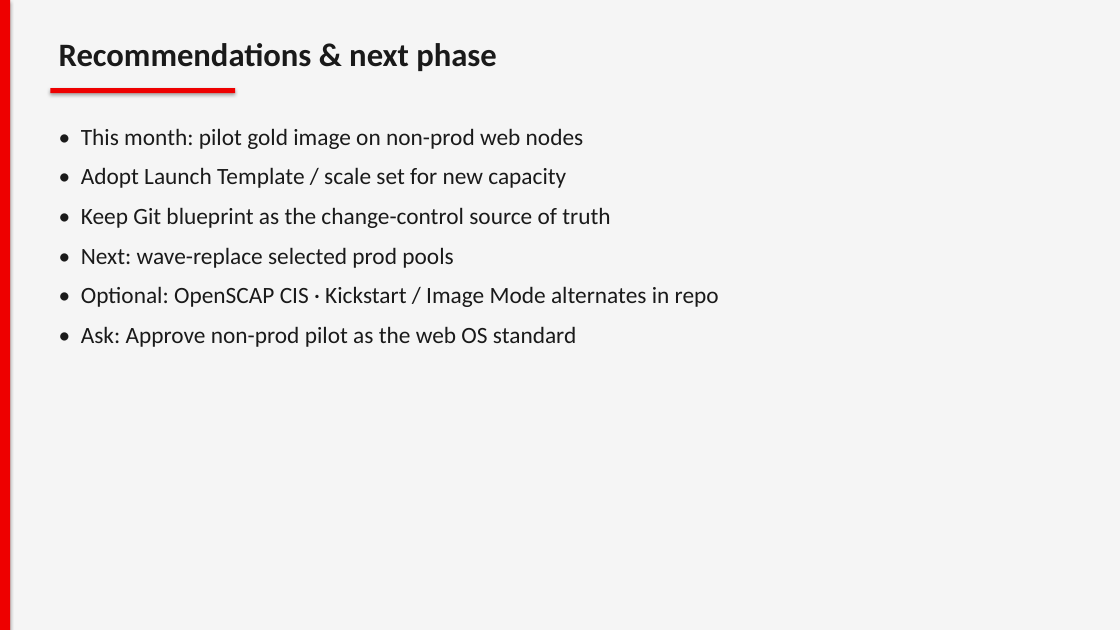
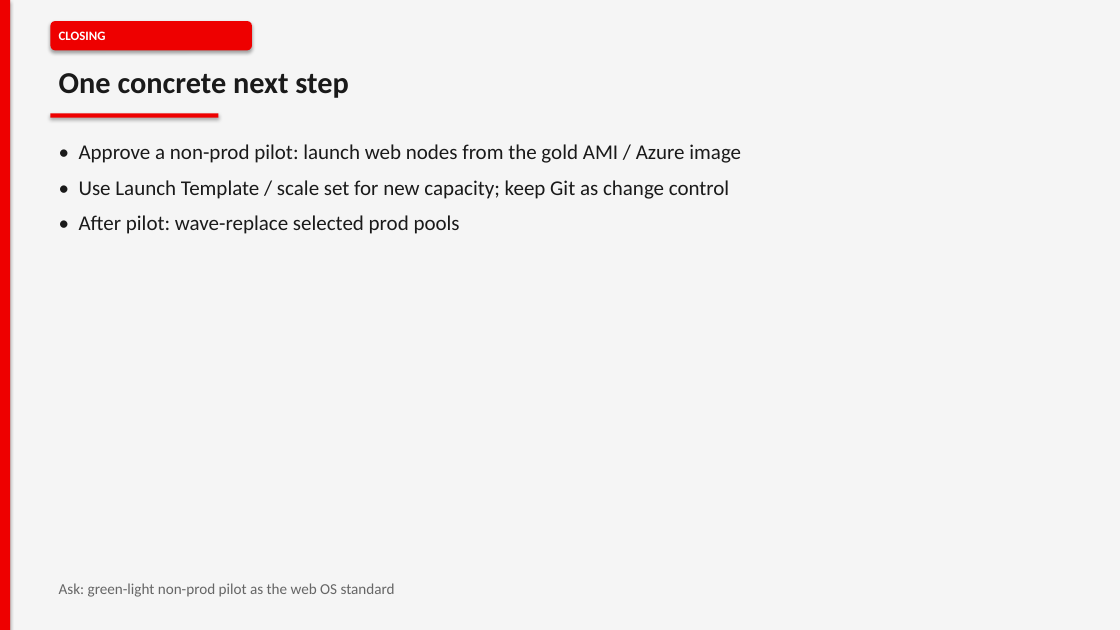
Before and after one commit to ydandge-oss/fedora-lane-core-pack-faster, a slide deck: slide 12 of docs/Fedora-Lane-Expansion-Pack-Technical-Solution.pptx. Drawn at 1120x630 pixels with LibreOffice and Linux fonts; fonts in the diff are those of the drawing. Boxes give left, top, right and bottom in pixels: in the first picture for what was removed or moved away, otherwise in the second. Text is boxed around its words. In the diff, an @@ line names an element or a change of style, - is before the commit and + after.

```diff
--- a/docs/Fedora-Lane-Expansion-Pack-Technical-Solution.pptx
+++ b/docs/Fedora-Lane-Expansion-Pack-Technical-Solution.pptx
@@ rounded rectangle added at [50, 21, 252, 50], fill #EE0000 @@
@@ text added at [59, 31, 106, 40], 11 pt, text #FFFFFF, bold @@
+CLOSING
@@ text at [59, 73, 348, 98]: text changed; size 28 to 26 pt @@
-Recommendations & next phase
+One concrete next step
@@ rectangle: place and size @@
-rectangle at [50, 88, 235, 93]
+rectangle at [50, 113, 218, 118]
@@ text at [79, 144, 741, 234]: text changed; size 20 to 18 pt @@
-• This month: pilot gold image on non-prod web nodes
-• Adopt Launch Template / scale set for new capacity
-• Keep Git blueprint as the change-control source of truth
-• Next: wave-replace selected prod pools
-• Optional: OpenSCAP CIS · Kickstart / Image Mode alternates in repo
-• Ask: Approve non-prod pilot as the web OS standard
+• Approve a non-prod pilot: launch web nodes from the gold AMI / Azure image
+• Use Launch Template / scale set for new capacity; keep Git as change control
+• After pilot: wave-replace selected prod pools
@@ text added at [59, 583, 395, 597], 13 pt, text #666666 @@
+Ask: green-light non-prod pilot as the web OS standard
```
Also in this commit, not shown: 7 other slides changed, 5 slides added, 5 slides removed, 3 other files.
